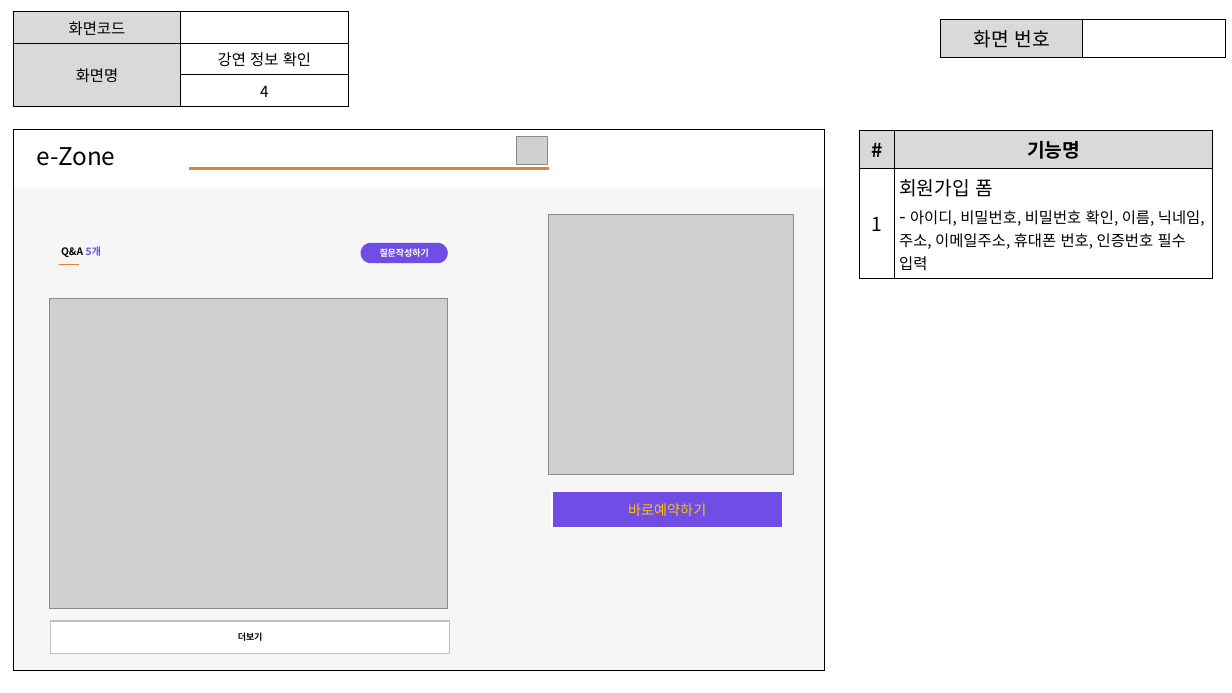
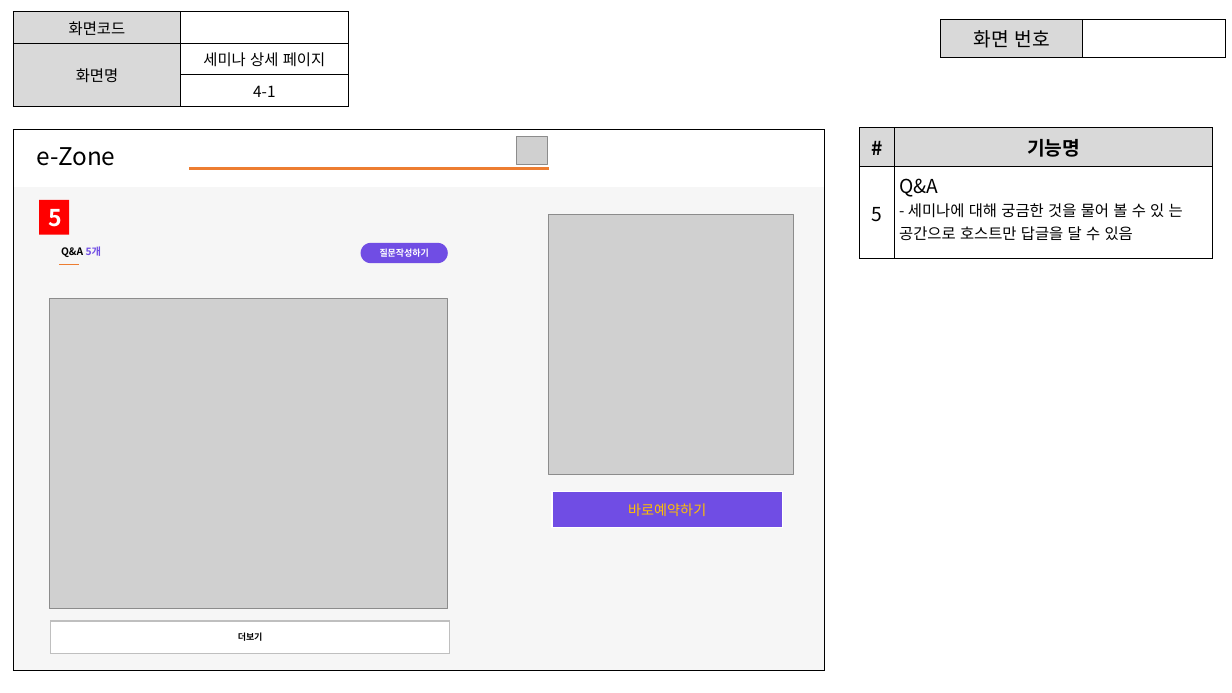
Before and after one commit to ezenteam2/e-Zone, a slide deck: slide 5 of 0 발표용 파워포인트/project05 - 파워포인트 종합 - 서희.pptx. Drawn at 1232x693 pixels with LibreOffice and Linux fonts; fonts in the diff are those of the drawing; grey boxes stand for pictures; background and template pictures are left out. Boxes give left, top, right and bottom in pixels: in the first picture for what was removed or moved away, otherwise in the second. Text is boxed around its words. In the diff, an @@ line names an element or a change of style, - is before the commit and + after.

```diff
--- a/0 발표용 파워포인트/project05 - 파워포인트 종합 - 서희.pptx
+++ b/0 발표용 파워포인트/project05 - 파워포인트 종합 - 서희.pptx
@@ table at <box>13,12,348,101</box> @@
-row 2, column 2: 강연 정보 확인
+row 2, column 2: 세미나 상세 페이지
-row 3, column 2: 4
+row 3, column 2: 4-1
@@ table at <box>860,128,1213,259</box> @@
-row 2, column 1: 1
+row 2, column 1: 5
-row 2, column 2: 회원가입 폼 / - 아이디, 비밀번호, 비밀번호 확인, 이름, 닉네임, 주소, 이메일주소, 휴대폰 번호, 인증번호 필수 입력
+row 2, column 2: Q&A / - 세미나에 대해 궁금한 것을 물어 볼 수 있 는 공간으로 호스트만 답글을 달 수 있음
@@ rectangle added at <box>39,200,68,235</box>, fill #FF0000, 18 pt, text #FFFFFF, bold @@
+5
```
Also in this commit, not shown: 11 other slides changed, 6 slides added, 2 other files.
